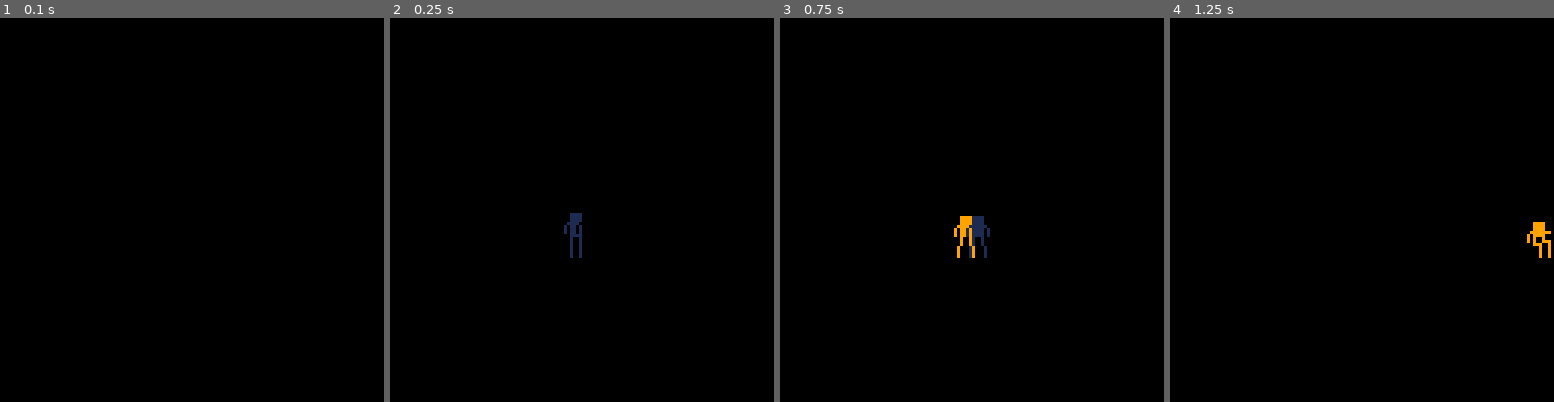
Above: before the commit, frames 1-4 (left to right).
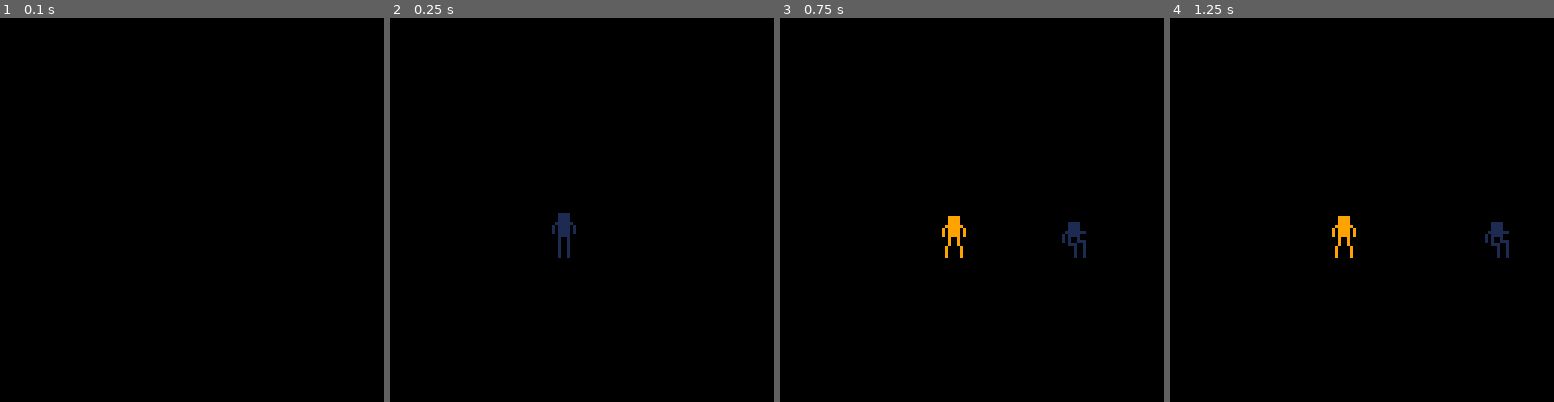
Above: after the commit, the same moments.

Repository: andooassassin/bruh
Game: PICO-8 cartridge bruh_fight_music.p8
Same seed, same stepped clock (60 frames per second), same inputs: the game is played once before the commit and once after it.
Inputs:
- Up to frame 1 (0.1 s): no input
- Up to frame 2 (0.25 s): no input
- Up to frame 3 (0.75 s): tap X (X key) at 0.33 s; tap O (Z key) at 0.7 s
- Up to frame 4 (1.25 s): tap X (X key) at 1.07 s

Frame 1 is identical in both runs. In frame 2, 0.5% of the frame differs, in the area x 42-50%, y 50-63%; in frame 3, 1.0%, in the area x 42-80%, y 51-63%; in frame 4, 0.8%.

Commit message:
Add files via upload
Multiplayer works

Diff:
--- a/bruh_fight_music.p8
+++ b/bruh_fight_music.p8
@@ -1,17 +1,11 @@
 pico-8 cartridge // http://www.pico-8.com
 version 18
 __lua__
-n_players = 2
-start_pos = {8,40,72,104}
-…(5 lines of a section not shown)…
+ music(0)
 
 function _init()
- music(0,1)
- init_one()
+
+
  global={}
  global.zdown = false
  global.zup = false
@@ -26,7 +20,7 @@
  global.fadeintimer = 24
 
  player={}
- player.x = 58
+ player.x = 54
  player.y = 64
  player.isplayer = true
  player.facingleft = false
@@ -55,9 +49,9 @@
 
 
  player2={}
- player2.x = 62
+ player2.x = 66
  player2.y = 64
- player2.isplayer = true
+ player2.isplayer2 = true
  player2.facingleft = false
  player2.sprite = 32, 1, 2
  player2.speed = 1
@@ -91,9 +85,7 @@
     player.moving = true
     // dont do walking anim if punch
     if (player.punching == false and
-        player.charging == false and
-        player.kicking == false and
-        player.kickcharging == false) then
+        player.charging == false) then
      if player.sprite == 0 then
          if player.ishurt then
              player.sprite = 14 // dirty hack
@@ -104,27 +96,30 @@
         elseif player.sprite != 0 then
             player.sprite = 0
         end
-
- end
- player2.moving = true
+       end
+ end
+
+function move2(o)
+    if not o.isplayer2 then
+        return
+    end
+    player2.moving = true
     // dont do walking anim if punch
     if (player2.punching == false and
-        player2.charging == false and
-        player2.kicking == false and
-        player2.kickcharging == false) then
+        player2.charging == false) then
      if player2.sprite == 32 then
          if player2.ishurt then
              player2.sprite = 14 // dirty hack
          else
-             player2.sprite = 35
+             player2.sprite = 34
 
             end
         elseif player2.sprite != 32 then
             player2.sprite = 32
         end
-
- end
-end
+       end
+ end
+
 
 function movex(o,v)
     if v == 0 then return end
@@ -135,7 +130,7 @@
  if (collisions.l or collisions.r) then
      o.x -= v
      movex(o,v/2)
-     if (o.isenemy == true and
+     if (o.isplayer2 == true and
          o.ispunched == true) then
          o.ispunched = false
             killenemy(o)
@@ -146,6 +141,25 @@
 
 end
 
+function movex2(o,v)
+    if v == 0 then return end
+    move2(o)
+    o.x += v
+
+ local collisions = cmap(o)
+ if (collisions.l or collisions.r) then
+     o.x -= v
+     movex2(o,v/2)
+     if (o.isplayer == true and
+         o.ispunched == true) then
+         o.ispunched = false
+            killenemy(o)
+     end
+ end
+
+
+
+end
 
 function movey(o,v)
     if v == 0 then return end
@@ -159,45 +173,17 @@
  end
    end
 
-function kickcharge()
-    player.kickcharging = true
-    player.sprite = 3
-    player.kickspeed = 3
-    sfx(3,2)
-
-    player2.kickcharging = true
-    player2.sprite = 35
-    player2.kickspeed = 3
-    sfx(3,2)
-    end
-
-
-    function updatekickcharge()
- if player.kickspeed < 12 then
-     player.kickspeed += .25
-    end
-    if player.kickspeed == 8 then
-     sfx(7,2)
-    elseif player.kickspeed == 11 then
-        sfx(8,2)
-    end
-    player.sprite += 1
-    if player.sprite > 5 then
-        player.sprite = 3
-    end
-    if player2.kickspeed < 12 then
-     player2.kickspeed += .25
-    end
-    if player2.kickspeed == 8 then
-     sfx(7,2)
-    elseif player2.kickspeed == 11 then
-        sfx(8,2)
-    end
-    player2.sprite += 33
-    if player2.sprite > 36 then
-        player2.sprite = 34
-    end
-end
+   function movey2(o,v)
+    if v == 0 then return end
+    move2(o)
+    o.y += v
+
+ local collisions = cmap(o)
+ if (collisions.t or collisions.b) then
+     o.y -= v
+     movey2(o,v/2)
+ end
+   end
 
 function charge()
     player.charging = true
@@ -206,100 +192,70 @@
     sfx(3,2)
 end
 
+function charge2()
+    player2.charging = true
+    player2.sprite = 35
+    player2.punchspeed = 3
+    sfx(3,2)
+end
+
 function updatecharge()
  if player.punchspeed < 12 then
      player.punchspeed += .25
     end
     if player.punchspeed == 8 then
      sfx(7,2)
+     sfx(-3,2)
     elseif player.punchspeed == 11 then
         sfx(8,2)
+        sfx(-3,2)
+
     end
     player.sprite += 1
-    if player.sprite > 3 then
+    if player.sprite > 5 then
         player.sprite = 3
     end
-end
-
-function kick()
-    global.start = true
-    player.kicking = true
-    player.sprite = 6,2,2
-    player.kicktimer = 0
-    sfx(4,2)
-
-    player2.kicking = true
-    player2.sprite = 6,2,2
-    player2.kicktimer = 0
-    sfx(4,2)
-end
-
-function updatekick()
-    if (player.kicking == true) then
-        player.kicktimer += 1
-        if player.sprite < 5 then
-            player.sprite += 1
-        end
-
-     // punchmovement
-     local prevx = player.x
-     local prevy = player.y
-     local movespeed = player.kickspeed
-     if (player.kicktimer > 8) then
-         movespeed = player.kickchargespeed
-     end
-     if player.facingleft then
-         movex(player,-movespeed)
-     else
-      movex(player,movespeed)
-  end
-    end
-    // cooldown
-    if (player.kicktimer > 16) then
-        player.kicking = false
-        player.sprite = 0
-        player.kicktimer = 0
-    end
-    if (player2.kicking == true) then
-        player2.kicktimer += 1
-        if player2.sprite < 36 then
-            player2.sprite += 33
-        end
-
-     // punchmovement
-     local prevx = player2.x
-     local prevy = player2.y
-     local movespeed = player2.kickspeed
-     if (player2.kicktimer > 8) then
-         movespeed = player2.kickchargespeed
-     end
-     if player2.facingleft then
-         movex(player2,-movespeed)
-     else
-      movex(player2,movespeed)
-  end
-    end
-    // cooldown
-    if (player2.kicktimer > 16) then
-        player2.kicking = false
-        player2.sprite = 32
-        player2.kicktimer = 0
-    end
-end
+
+end
+
+function updatecharge2()
+    if player2.punchspeed < 12 then
+     player2.punchspeed += .25
+    end
+    if player2.punchspeed == 8 then
+     sfx(7,2)
+    elseif player2.punchspeed == 11 then
+        sfx(7,2)
+    end
+    player2.sprite += 1
+    if player2.sprite > 37 then
+        player2.sprite = 35
+    end
+ end
 
 function punch()
     global.start = true
     player.punching = true
-    player.sprite = 4
+    player.sprite = 6
     player.punchtimer = 0
     sfx(4,2)
+    sfx(-1,2)
+    player.hitbox = {x=1,y=2,w=1,h=2}
+    end
+
+function punch2()
+ player2.punching = true
+    player2.sprite = 38
+    player2.punchtimer = 0
+    sfx(4,2)
+    player2.hitbox = {x=1,y=2,w=1,h=2}
 end
 
 function updatepunch()
     if (player.punching == true) then
         player.punchtimer += 1
-        if player.sprite < 4 then
-            player.sprite += 1
+        if player.sprite < 6 then
+            player.sprite += 6
         end
 
      // punchmovement
@@ -321,7 +277,37 @@
         player.sprite = 0
         player.punchtimer = 0
     end
-end
+
+end
+
+function updatepunch2()
+
+    if (player2.punching == true) then
+        player2.punchtimer += 1
+        if player2.sprite < 38 then
+            player2.sprite += 38
+        end
+
+     // punchmovement
+     local prevx = player2.x
+     local prevy = player2.y
+     local movespeed = player2.punchspeed
+     if (player2.punchtimer > 8) then
+         movespeed = player2.chargespeed
+     end
+     if player2.facingleft then
+         movex2(player2,-movespeed)
+     else
+      movex2(player2,movespeed)
+  end
+    end
+    // cooldown
+    if (player2.punchtimer > 16) then
+        player2.punching = false
+        player2.sprite = 32
+        player2.punchtimer = 0
+    end
+    end
 
 function hurtplayer(v)
     if player.hurttimer <= 0 and
@@ -337,6 +323,20 @@
  end
 end
 
+function hurtplayer2(v)
+    if player2.hurttimer <= 0 and
+        player2.punching == false then
+        player2.ishurt = true
+  player2.life -= 1
+  player2.hurttimer = 48
+  player2.sprite = 14
+  player2.recoiltimer = 10
+  player2.recoilspeed = v
+  global2.shaketimer = 10
+  sfx(6,2)
+ end
+end
+
 function updatehurt()
     if player.life == 0 and player.isdead == false then
         player.isdead = true
@@ -366,10 +366,53 @@
 
 end
 
+function updatehurt2()
+    if player2.life == 0 and player2.isdead == false then
+        player2.isdead = true
+        music(2)
+        return
+    end
+    if player2.ishurt == false then
+        return
+    end
+    if player2.recoiltimer > 0 then
+        player2.x += player2.recoilspeed
+        player2.recoiltimer -= 1
+        player2.x = max(16,
+            min(player2.x,114))
+    end
+    player2.hurttimer -= 1
+    if player2.sprite == 14 then
+     player2.sprite = 15
+    elseif player2.sprite == 15 then
+        player2.sprite = 14
+    end
+
+    if player2.hurttimer == 0 then
+        player2.ishurt = false
+        player2.sprite = 1
+    end
+
+end
+
 function change_state()
 player.state = s
 player.at =  0
 end
+
+function collide (player,player2)
+						if player2.x+player2.hitbox.x+player2.hitbox.w>
+						player.x+player.hitbox.x and
+						player2.y+player2.hitbox.y+player2.hitbox.h>
+						player.y+player.hitbox.y and
+						player2.x+player2.hitbox.x<
+						player.x+player.hitbox.x+obj.hitbox.w and
+						player2.y+player2.hitbox.y<
+						player.y+player.hitbox.y+player.hitbox.h then
+						return true
+						end
+						end
+
 
 -->8
 function _update()
@@ -389,33 +432,63 @@
     player.speed = player.defaultspeed
     if player.charging == true then
         player.speed = player.chargespeed
-    end
+
+    end
+
+    player2.moving = false
+    player2.speed = player2.defaultspeed
+    if player2.charging == true then
+        player2.speed = player2.chargespeed
+        end
+
     if player.punching == false and
         player.recoiltimer == 0 then
-     if (btn(0)) then
+     if (btn(0,0)) then
          player.facingleft = true
          movex(player,-player.speed)
-         sfx(3)
-     end
-     if (btn(1)) then
+         sfx(6)
+     end
+     if (btn(1,0)) then
          player.facingleft = false
          movex(player,player.speed)
-         sfx(5)
-     end
-     if (btn(2)) then
+         sfx(6)
+     end
+     if (btn(2,0)) then
          movey(player,-player.speed)
-         sfx(3)
-     end
-     if (btn(3)) then
+         sfx(6)
+     end
+     if (btn(3,0)) then
          movey(player,player.speed)
-         sfx(5)
-     end
-
+         sfx(6)
+     end
+     if player2.punching == false and
+        player2.recoiltimer == 0 then
+     if (btn(0,1)) then
+         player2.facingleft = true
+         movex2(player2,-player2.speed)
+         sfx(8)
+     end
+     if (btn(1,1)) then
+         player2.facingleft = false
+         movex2(player2,player2.speed)
+         sfx(8)
+     end
+     if (btn(2,1)) then
+         movey2(player2,-player2.speed)
+         sfx(8)
+     end
+     if (btn(3,1)) then
+         movey2(player2,player2.speed)
+         sfx(8)
+     end
+end
  end
 
     updatebtnz()
+    updatebtnz2()
     updatepunch()
-    updatekick()
+    updatepunch2()
+
     if player.punching == false then
      if global.zdown == true then
          player.charging = true
@@ -423,34 +496,34 @@
      elseif player.charging == true then
          updatecharge()
      end
+     if player2.punching == false then
+     if global.xdown == true then
+         player2.charging = true
+         charge2()
+     elseif player2.charging == true then
+         updatecharge2()
+     end
+
      if (global.zup == true and
      player.charging == true) then
          player.charging = false
          punch()
      end
-     if player.kicking == false then
-     if global.zdown == true then
-         player.kickcharging = true
-         kickcharge()
-     elseif player.kickcharging == true then
-         updatekickcharge()
-     end
-     if (global.zup == true and
-     player.kickcharging == true) then
-         player.kickcharging = false
-         kick()
-     end
-    end
+     if (global.xup == true and
+     player2.charging == true) then
+         player2.charging = false
+         punch2()
+     end
    end
-
-
+   end
     updatehurt()
 end
 function updatebtnz()
  if global.zup == true then
   global.zup = false
- end
-    if (btn(4)) then
+
+ end
+    if (btn(4,0)) then
         if global.zpressed == false then
             global.zpressed = true
             global.zdown = true
@@ -462,8 +535,15 @@
             global.zup = true
             global.zpressed = false
         end
-    end
-    if (btn(5)) then
+
+    end
+  end
+  function updatebtnz2()
+ if global.xup == true then
+  global.xup = false
+
+ end
+    if (btn(5,0)) then
         if global.xpressed == false then
             global.xpressed = true
             global.xdown = true
@@ -475,23 +555,10 @@
             global.xup = true
             global.xpressed = false
         end
-    end
-end
-
-function anim(o,sf,nf,sp,fl)
-  if(not o.a_ct) o.a_ct=0
-  if(not o.a_st) o.a_st=0
-
-  o.a_ct+=1
-
-  if(o.a_ct%(30/sp)==0) then
-    o.a_st+=1
-    if(o.a_st==nf) o.a_st=0
-  end
-
-  o.a_fr=sf+o.a_st
-  spr(o.a_fr,o.x,o.y,1,2,fl)
-end
+
+    end
+end
+
 -->8
 function _draw()
     cls()
@@ -570,17 +637,7 @@
  global.shaketimer = 5
 end
 
-function kicked(o,v)
-    player.kickspeed = 1
-    o.iskicked = true
-    o.kickedtimer = 12
-    o.speed = v
-    if v > 0 then o.facingleft = false
-    elseif v < 0 then o.facingleft = true end
-    o.movetimer = 0 // stop random movement
-
- global.shaketimer = 5
-end
+
 
 
 function updatepunched(o)
@@ -593,28 +650,8 @@
     o.punchedtimer -= 1
 end
 
-function updatekicked(o)
-    if o.kickedtimer == 0 then
-        o.iskicked = false
-        o.speed = 0
-        return
-    end
-    movex(o,o.speed)
-    o.kickedtimer -= 1
-end
-
-function init_one()
-cls()
-			create_players(n_players)
-			end
-
-function update_one(p)
-		if btn(6,p.num-1) then
-			p.pos[2]-=1
-		elseif btn(7,p.num-1) then
-			p.pos[2]+=1
-		end
-	end
+
+
 
 
 function draw_one(p)
@@ -624,16 +661,7 @@
 		end
 
 
-function create_players(n)
-
-		players = {}
-		for i=1,n do
-				p = {}
-				p.num = i
-				p.pos = {start_pos[i], 64}
-				add(players,p)
-				end
-end
+
 
 
 
@@ -644,10 +672,10 @@
     local y1=o.y/8
     local x2=(o.x+7)/8
     local y2=(o.y+7)/8
-    local a=fget(mget(x1,y1),0)
-    local b=fget(mget(x1,y2),0)
-    local c=fget(mget(x2,y2),0)
-    local d=fget(mget(x2,y1),0)
+    local a=fget(mget(x1,y1),1)
+    local b=fget(mget(x1,y2),1)
+    local c=fget(mget(x2,y2),1)
+    local d=fget(mget(x2,y1),1)
 
     local collisions = {}
     collisions.l = a and b
Not shown, changed: the music (__music__) section of bruh_fight_music.p8
Not shown, changed: the sound effects (__sfx__) section of bruh_fight_music.p8
